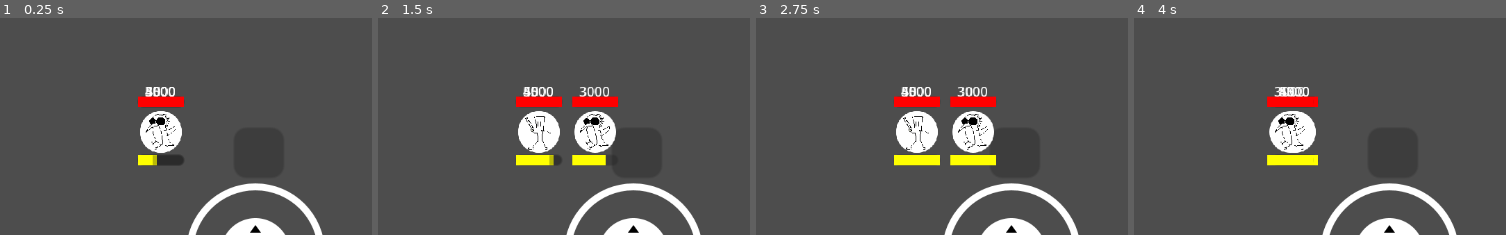
Above: before the commit, frames 1-4 (left to right).
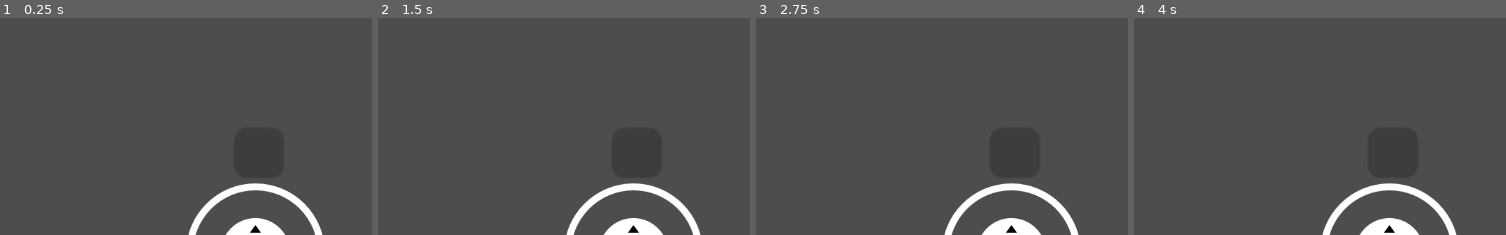
Above: after the commit, the same moments.

Repository: Treidexy/italianfighter
Game: Godot game, scene res://scenes/game.tscn
Two runs of this game, one before a commit and one after it. Both use one fixed random seed, a clock stepped at 60 frames per second and the inputs below. This scene is started directly instead of the project's main scene.
Inputs (mouse positions are % of the whole screen's width and height, from its top left):
- Up to frame 1 (0.25 s): no input
- Up to frame 2 (1.5 s): tap Enter at 0.5 s; move the mouse to (74, 43) at 0.52 s; hold D (right) 0.53-1.25 s; click (74, 43) at 0.67 s; drag from (28, 53) to (45, 69) at 1.27 s
- Up to frame 3 (2.75 s): tap Space at 2 s; move the mouse to (61, 26) at 2.02 s; hold D (right) from 2.03 s (still down)
- Up to frame 4 (4 s): release D (right) at 2.75 s; tap Enter at 2.75 s; drag from (45, 69) to (18, 33) at 2.77 s; tap Space at 3.5 s; move the mouse to (82, 64) at 3.52 s; hold Left (left) from 3.53 s (still down)
The pictures show only the part of the screen within x 28-78%, y 22-72%; the shares and areas given below are measured in that part.

The runs differ from the first frame. In frame 1, 3.2% of the frame differs, in the area x 37-50%, y 31-69%; in frame 2, 6.2%; in frame 3, 6.4%, in the area x 37-65%, y 31-69%; in frame 4, 3.7%.
Error after the commit: Attempt to call function 'can_move' in base 'null instance' on a null instance. (res://scripts/player.gd:17)

Commit message:
multip but wtf

Diff:
--- a/scenes/game.tscn
+++ b/scenes/game.tscn
@@ -1,18 +1,24 @@
-[gd_scene load_steps=10 format=3 uid="uid://can3foucqf1xq"]
+[gd_scene load_steps=8 format=3 uid="uid://can3foucqf1xq"]
 
+[ext_resource type="Script" uid="uid://bj7tpy3tn8do7" path="res://scripts/game.gd" id="1_0tnpc"]
 [ext_resource type="PackedScene" uid="uid://dmr0fcamx7t56" path="res://addons/virtual_joystick/virtual_joystick_scene.tscn" id="1_gee14"]
 [ext_resource type="Texture2D" uid="uid://dt13r06u87fib" path="res://addons/virtual_joystick/textures/joystick_tip_arrows.png" id="2_0tnpc"]
 [ext_resource type="Script" uid="uid://bmr36mnhgd4ds" path="res://scripts/player.gd" id="3_vtaks"]
-[ext_resource type="PackedScene" uid="uid://bobaid84s3dpw" path="res://scenes/troops/capu/capu_troop.tscn" id="4_kvpfn"]
-[ext_resource type="PackedScene" uid="uid://gkkaaufyce68" path="res://scenes/troops/tung/tung_troop.tscn" id="5_dinhu"]
-[ext_resource type="PackedScene" uid="uid://2n5qb7ili84r" path="res://scenes/troops/fruli/fruli_troop.tscn" id="6_kvuet"]
 [ext_resource type="PackedScene" uid="uid://by2muutbj07bm" path="res://scenes/troops/dummy/dummy_troop.tscn" id="7_trtic"]
 [ext_resource type="PackedScene" uid="uid://kryx4h3tjpvp" path="res://scenes/wall.tscn" id="8_ir15t"]
 
 [sub_resource type="CircleShape2D" id="CircleShape2D_tefeu"]
 radius = 50.0
 
-[node name="Game" type="Node2D"]
+[node name="Game" type="Node" node_paths=PackedStringArray("player")]
+script = ExtResource("1_0tnpc")
+player = NodePath("PlayerCtrl")
+metadata/_custom_type_script = "uid://bj7tpy3tn8do7"
+
+[node name="PlayerCtrl" type="Node" parent="." node_paths=PackedStringArray("VICTIM")]
+script = ExtResource("3_vtaks")
+VICTIM = NodePath("")
+metadata/_custom_type_script = "uid://bmr36mnhgd4ds"
 
 [node name="Camera2D" type="Camera2D" parent="."]
 zoom = Vector2(3, 3)
@@ -60,17 +66,6 @@
 texture_normal = ExtResource("2_0tnpc")
 shape = SubResource("CircleShape2D_tefeu")
 
-[node name="Player" type="Node" parent="." node_paths=PackedStringArray("VICTIM")]
-script = ExtResource("3_vtaks")
-VICTIM = NodePath("FruliTroop")
-metadata/_custom_type_script = "uid://bmr36mnhgd4ds"
-
-[node name="CapuTroop" parent="Player" instance=ExtResource("4_kvpfn")]
-
-[node name="TungTroop" parent="Player" instance=ExtResource("5_dinhu")]
-
-[node name="FruliTroop" parent="Player" instance=ExtResource("6_kvuet")]
-
 [node name="DummyTroop" parent="." instance=ExtResource("7_trtic")]
 position = Vector2(-123, 36)
 
@@ -92,4 +87,4 @@
 [node name="Wall" parent="." instance=ExtResource("8_ir15t")]
 position = Vector2(47, 10)
 
-[connection signal="pressed" from="CanvasLayer/TouchScreenButton" to="Player" method="_on_button_pressed"]
+[connection signal="pressed" from="CanvasLayer/TouchScreenButton" to="PlayerCtrl" method="_on_button_pressed"]
--- /dev/null
+++ b/scripts/game.gd
@@ -0,0 +1,22 @@
+class_name Game
+extends Node
+
+@export var player: PlayerCtrl;
+var troops: Dictionary[int, Troop] = {};
+
+var troop_presets := [
+	preload("res://scenes/troops/tung/tung_troop.tscn"),
+	preload("res://scenes/troops/capu/capu_troop.tscn"),
+	preload("res://scenes/troops/fruli/fruli_troop.tscn"),
+];
+
+func add_troop(id) -> Troop:
+	var troop: Troop = troop_presets.pick_random().instantiate();
+	troop.name = 'player' + str(id);
+	troop.peer_id = id;
+	troops[id] = troop;
+	add_child(troop, true);
+	return troop;
+func remove_troop(id):
+	troops[id].queue_free();
+	troops.erase(id);
--- a/scripts/lobby.gd
+++ b/scripts/lobby.gd
@@ -8,6 +8,8 @@
 
 @export var id_label: Label;
 @export var game_scene := preload("res://scenes/game.tscn");
+
+var game: Game;
 
 func _ready() -> void:
 	multiplayer.peer_connected.connect(_on_connect1);
@@ -49,28 +51,24 @@
 ###
 
 func _on_connect():
-	add_child(game_scene.instantiate());
+	game = game_scene.instantiate();
+	add_child(game);
 
 	var id = multiplayer.get_unique_id();
 	id_label.text = 'id = ' + str(id);
 	print("connected " + str(id));
-	add_player(id);
+	game.player.VICTIM = game.add_troop(id);
 
 func _on_connect1(id):
 	print("connected1 " + str(id));
-	add_player(id);
+	game.add_troop(id);
 
 func _on_disconnect():
 	print('disconnect');
 
 func _on_disconnect1(id):
 	print('disconnect1 ' + str(id));
-	remove_player(id);
+	game.remove_troop(id);
 
 func _on_fail():
 	print('faile');
-
-###
-
-func add_player(id): pass
-func remove_player(id): pass
--- a/scripts/player.gd
+++ b/scripts/player.gd
@@ -1,4 +1,4 @@
-class_name Player
+class_name PlayerCtrl
 extends Node
 
 # very creative name ik
@@ -60,7 +60,7 @@
 			if butt == MainOrSuper.MAIN and VICTIM.can_main():
 				VICTIM.main();
 			if butt == MainOrSuper.SUPER and  VICTIM.can_super():
-				VICTIM.zuper();
+				VICTIM.super();
 
 func _on_button_pressed() -> void:
 	if VICTIM.can_hyper():
--- a/scripts/troops/troop.gd
+++ b/scripts/troops/troop.gd
@@ -1,5 +1,7 @@
 class_name Troop
 extends CharacterBody2D
+
+var peer_id: int;
 
 @export var NORMAL_STAT: Stat;
 @export var HYPER_STAT: Stat;
@@ -24,7 +26,9 @@
 #var in_snare: bool = false;
 #var in_silence: bool = false;
 var current_action: Action = null;
-var dir: Vector2 = Vector2.from_angle(0);
+var dir: Vector2 :
+	get:
+		return weighted_dir.normalized();
 var weighted_dir: Vector2 = Vector2.from_angle(0);
 
 var _main_cooldown: float;
@@ -40,23 +44,33 @@
 ###
 
 func main():
+	_sync(_main_rpc, weighted_dir);
+
 	_main_cooldown = stat.MAIN_COOLDOWN;
 	_main_reload = stat.MAIN_RELOAD * stat_boost.reload_mul;
 	_main_ammo -= 1;
 
 	_recovery_cooldown = stat.RECOVERY_COOLDOWN;
 func zuper():
+	_sync(_super_rpc, weighted_dir);
+
 	in_super = true;
 	_recovery_cooldown = stat.RECOVERY_COOLDOWN;
 func hyper():
+	_sync(_hyper_rpc);
+
 	stat = HYPER_STAT;
 	in_hyper = true;
 	_hyper_life = stat.HYPER_DURATION;
 	_recovery_cooldown = stat.RECOVERY_COOLDOWN;
 func end_super():
+	#_end_super_rpc.rpc();
+
 	in_super = false;
 	_super_charge = 0;
 func end_hyper():
+	#_end_hyper_rpc.rpc();
+
 	in_hyper = false;
 	_hyper_charge = 0;
 	stat = NORMAL_STAT;
@@ -124,6 +138,8 @@
 	UI.AMMO_BAR.add_theme_stylebox_override("fill", sb1);
 
 func _physics_process(delta: float) -> void:
+	_sync(_info_rpc, position, rel_hp);
+
 	UI.HEALTH_BAR.value = rel_hp;
 	UI.HEALTH_LABEL.text = str(int(hp));
 	UI.AMMO_BAR.value = (_main_ammo + 1 - _main_reload / stat.MAIN_RELOAD) / stat.MAX_AMMO;
@@ -149,3 +165,31 @@
 		_recovery_cooldown -= delta;
 	else:
 		heal_rel(stat.RECOVERY_RATE * delta);
+
+###
+
+func _sync(fn, arg0 = null, arg1 = null) -> void:
+	if peer_id == multiplayer.get_unique_id():
+		fn.rpc(arg0, arg1);
+@rpc("any_peer", "call_remote", "reliable")
+func _main_rpc(weighted_dir):
+	self.weighted_dir = weighted_dir;
+	main();
+@rpc("any_peer", "call_remote", "reliable")
+func _super_rpc(weighted_dir):
+	self.weighted_dir = weighted_dir;
+	zuper();
+@rpc("any_peer", "call_remote", "reliable")
+func _hyper_rpc():
+	hyper();
+## SHOULD BE HANDLED BY EACH CLIENT ALR
+#@rpc("any_peer", "call_remote", "reliable")
+#func _end_super_rpc():
+	#end_super();
+#@rpc("any_peer", "call_remote", "reliable")
+#func _end_hyper_rpc():
+	#end_super();
+@rpc("any_peer", "call_remote", "unreliable")
+func _info_rpc(pos: Vector2, rel_hp: float):
+	position = pos;
+	self.rel_hp = rel_hp;
Not shown, added: scripts/game.gd.uid
